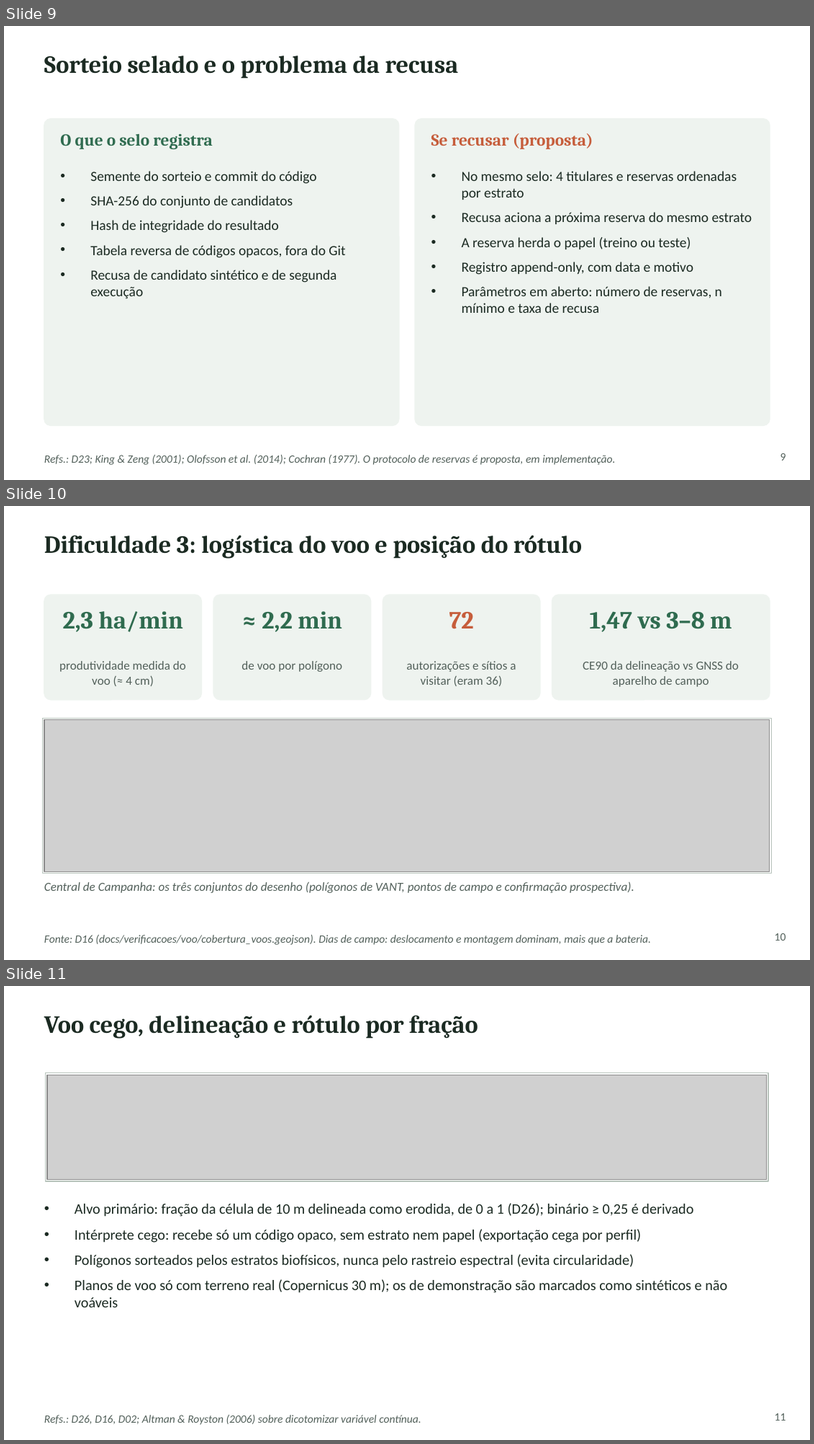
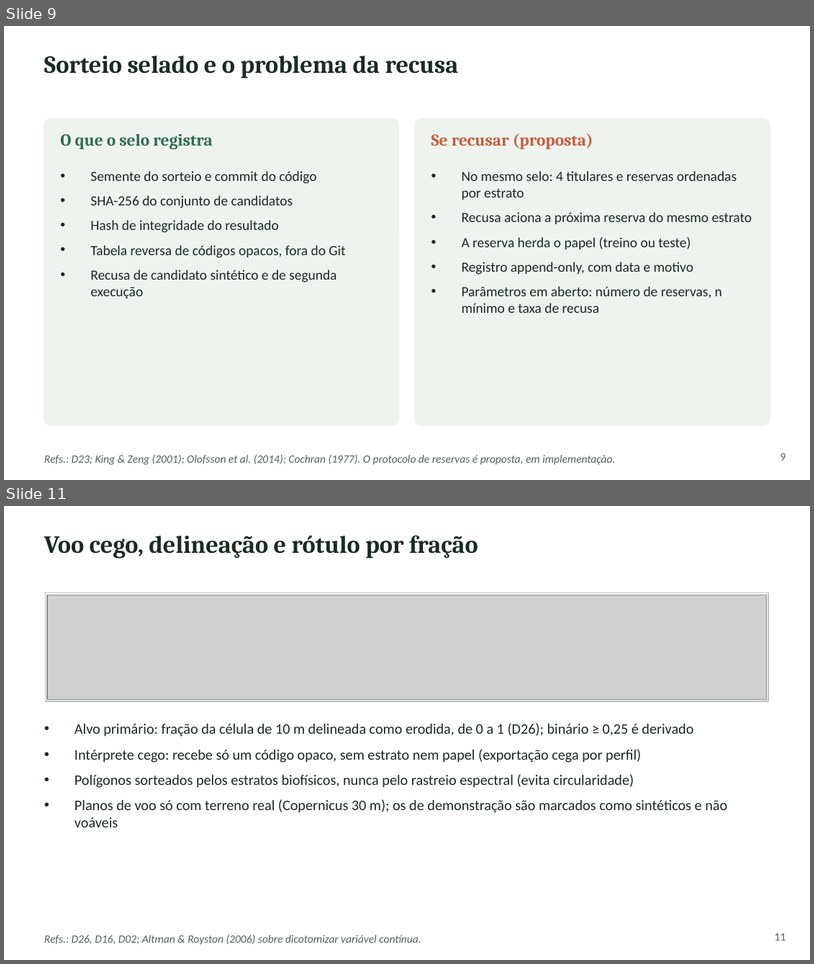
Before and after one commit to RedZardoz/localizador-erosao-v02, a slide deck: docs/Apresentacao_SAREL_Plataforma_Metodo_Desafios.pptx. Shown one above the other, each under a label of ours: slides 9, 10 and 11 before the commit, slides 9 and 11 after it; the slides between them are not shown. The pictures are 814x1444 and 814x964 pixels, drawn with LibreOffice and Linux fonts; fonts in the diff are those of the drawing; grey boxes stand for pictures. Boxes give left, top, right and bottom in pixels: in the first picture for what was removed or moved away, otherwise in the second. Text is boxed around its words. In the diff, an @@ line names an element or a change of style, - is before the commit and + after.

```diff
--- a/docs/Apresentacao_SAREL_Plataforma_Metodo_Desafios.pptx
+++ b/docs/Apresentacao_SAREL_Plataforma_Metodo_Desafios.pptx
@@ slide 10 removed at (4, 506, 810, 960), background #FFFFFF @@
@@ text removed at (44, 535, 582, 559) @@
-Dificuldade 3: logística do voo e posição do rótulo
@@ rounded rectangle removed at (44, 595, 201, 700) @@
@@ text removed at (63, 611, 183, 632) @@
-2,3 ha/min
@@ rounded rectangle removed at (214, 595, 371, 700) @@
@@ text removed at (262, 611, 342, 632) @@
-≈ 2,2 min
@@ rounded rectangle removed at (383, 595, 540, 700) @@
@@ text removed at (450, 612, 474, 628) @@
-72
@@ rounded rectangle removed at (553, 595, 770, 700) @@
@@ text removed at (590, 611, 732, 632) @@
-1,47 vs 3–8 m
@@ text removed at (59, 661, 186, 686) @@
-produtividade medida do voo (≈ 4 cm)
@@ text removed at (242, 661, 342, 672) @@
-de voo por polígono
@@ text removed at (406, 661, 516, 686) @@
-autorizações e sítios a visitar (eram 36)
@@ text removed at (583, 661, 739, 687) @@
-CE90 da delineação vs GNSS do aparelho de campo
@@ rectangle removed at (43, 718, 772, 873) @@
@@ picture removed at (44, 720, 770, 871) @@
@@ text removed at (44, 881, 635, 893) @@
-Central de Campanha: os três conjuntos do desenho (polígonos de VANT, pontos de campo e confirmação prospectiva).
@@ text removed at (44, 934, 651, 944) @@
-Fonte: D16 (docs/verificacoes/voo/cobertura_voos.geojson). Dias de campo: deslocamento e montagem dominam, mais que a bateria.
@@ text removed at (775, 933, 787, 940) @@
-10
```
Also in this commit, not shown: 1 slide added.
